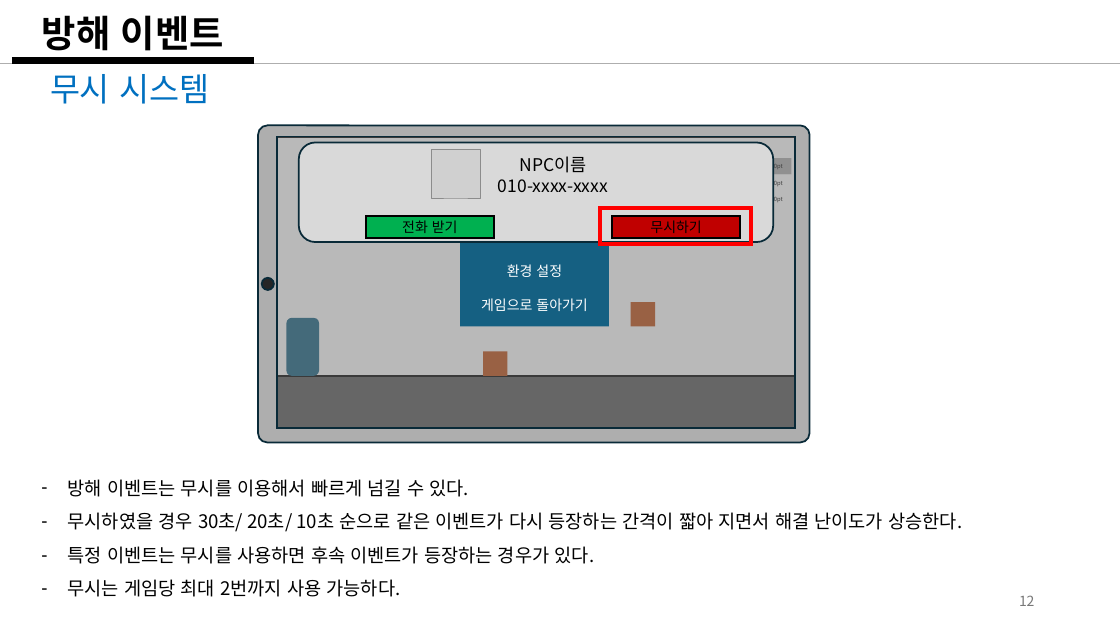
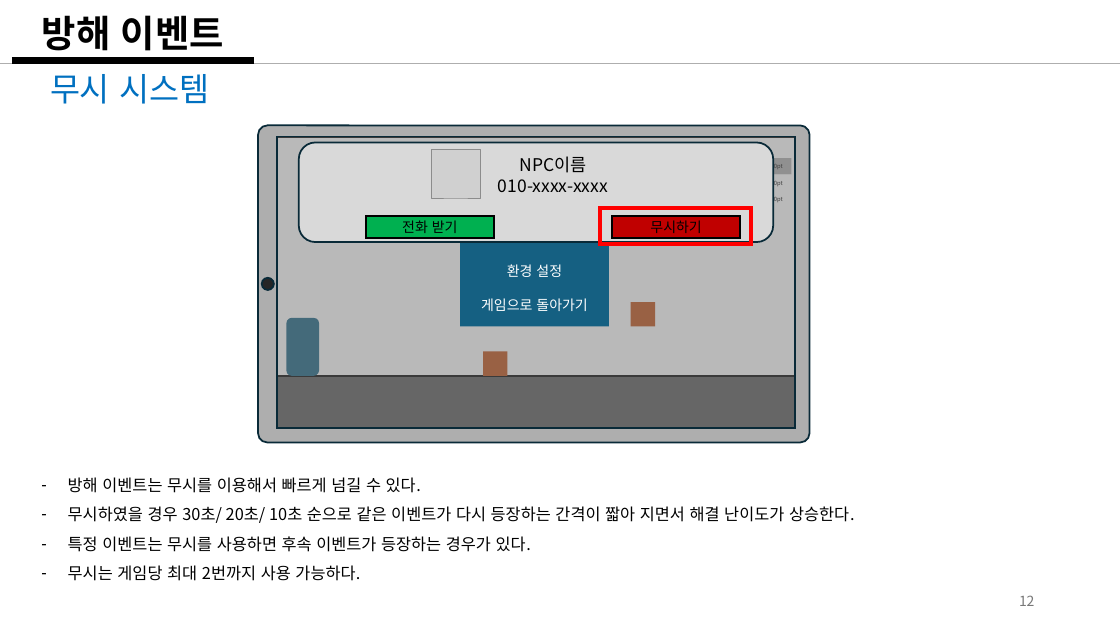
Before and after one commit to weariness00/Mandle_10Minute_Game, a slide deck: slide 12 of document/Please Leave me alone!.pptx. Drawn at 1120x630 pixels with LibreOffice and Linux fonts; fonts in the diff are those of the drawing; grey boxes stand for pictures. Boxes give left, top, right and bottom in pixels: in the first picture for what was removed or moved away, otherwise in the second. Text is boxed around its words. In the diff, an @@ line names an element or a change of style, - is before the commit and + after.

Commit message:
20250205_기획_update
- DT 엑셀파일 추가
- 방해 이벤트 수정

```diff
--- a/document/Please Leave me alone!.pptx
+++ b/document/Please Leave me alone!.pptx
@@ text "방해 이벤트는 무시를 이용해서 빠르게 ..." at [68,477,855,581]: size 16 to 14 pt @@
```
Also in this commit, not shown: 4 other files.
